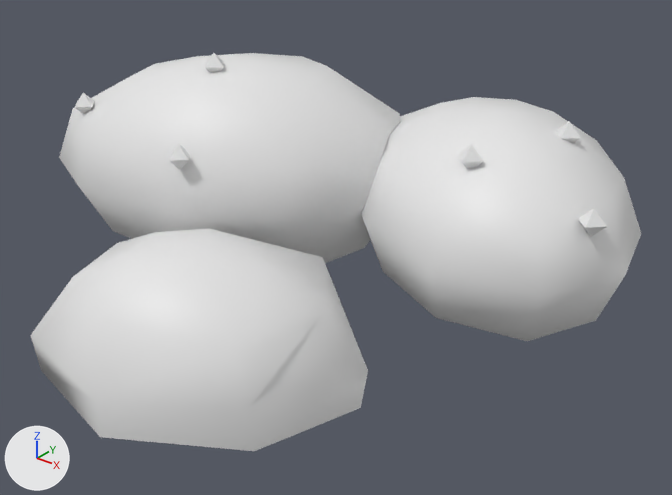
The FBX model WhiteModel/Food/SM_potato.fbx: old version first, new version second.
The view is the same before and after, from a camera (50 mm lens) standing at (0.1662, -0.1927, 0.144) and looking at (0.01, 0.0025, 0.0229). Arrows for +X, +Y and +Z are at lower left; the lights stay in place. The first picture is the older version.

Objects in the first picture: 'SM_potato'.
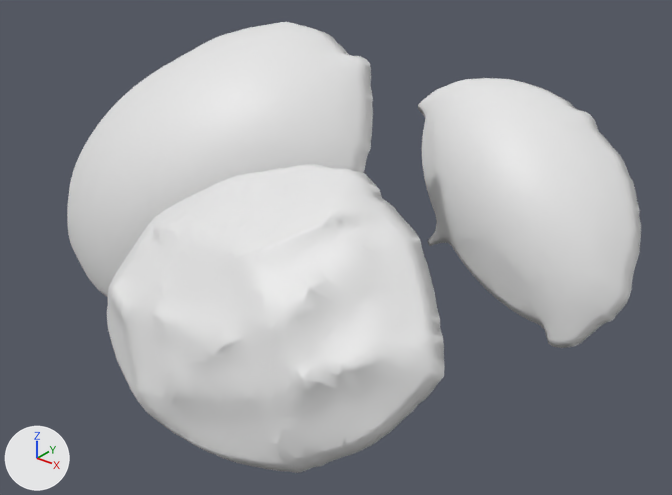
Changed parts and their boxes [x1, y1, x2, y2] in the pictures (672 x 495 px):
'SM_potato', reshaped (6% narrower, 13% taller)
    before: [30, 53, 641, 451]
    after: [67, 22, 641, 473]
part 1 of me_sm_potato_001, rebuilt (10% narrower, 31% taller)
    before: [59, 53, 401, 263]
    after: [67, 22, 373, 297]
part 2 of me_sm_potato_001, rebuilt (20% narrower, 11% taller)
    before: [361, 97, 641, 341]
    after: [418, 78, 641, 348]
part 3 of me_sm_potato_001, added
    after: [107, 164, 445, 473]
part 4 of me_sm_potato_001, deleted
    before: [75, 53, 607, 237]
part 5 of me_sm_potato_001, deleted
    before: [30, 228, 368, 451]

The edits, one by one:
me_sm_potato_001 is used by ob_sm_potato; location (0.0, 0.0, 0.0).
me_sm_potato_001 had 176 vertices, 211 faces and spanned x -0.103..0.091, y -0.082..0.084, z 0.0..0.074.
me_sm_potato_001 now has 3890 vertices, 7768 faces and spans x -0.087..0.087, y -0.074..0.074, z 0.0..0.083.
me_sm_potato_001 part 1: the loose piece of 52 vertices spanning x -0.101..0.018, y -0.032..0.058, z 0.0..0.071 is rebuilt with 1624 vertices and now spans x -0.087..0.022, y -0.04..0.026, z 0.0..0.083.
me_sm_potato_001 part 2: the loose piece of 52 vertices spanning x -0.012..0.091, y -0.009..0.084, z 0.0..0.062 is rebuilt with 1068 vertices and now spans x -0.002..0.087, y 0.026..0.074, z 0.0..0.063.
me_sm_potato_001 part 3: a new loose piece of 1198 vertices spanning x -0.023..0.079, y -0.074..-0.022, z 0.0..0.064, in mat_m_potatoeye (white #e7e7e7).
me_sm_potato_001 part 4: 7 loose pieces with 42 vertices, spanning x -0.103..0.086, y -0.028..0.043, z 0.041..0.074, are deleted.
Part 5, on me_sm_potato_001:
30 vertices are removed from x -0.045..0.047, y -0.082..-0.01, z 0.0..0.039.
35 faces are deleted.
me_sm_potato_001 no longer uses material mat_m_potatoflesh (white #e7e7e7).
